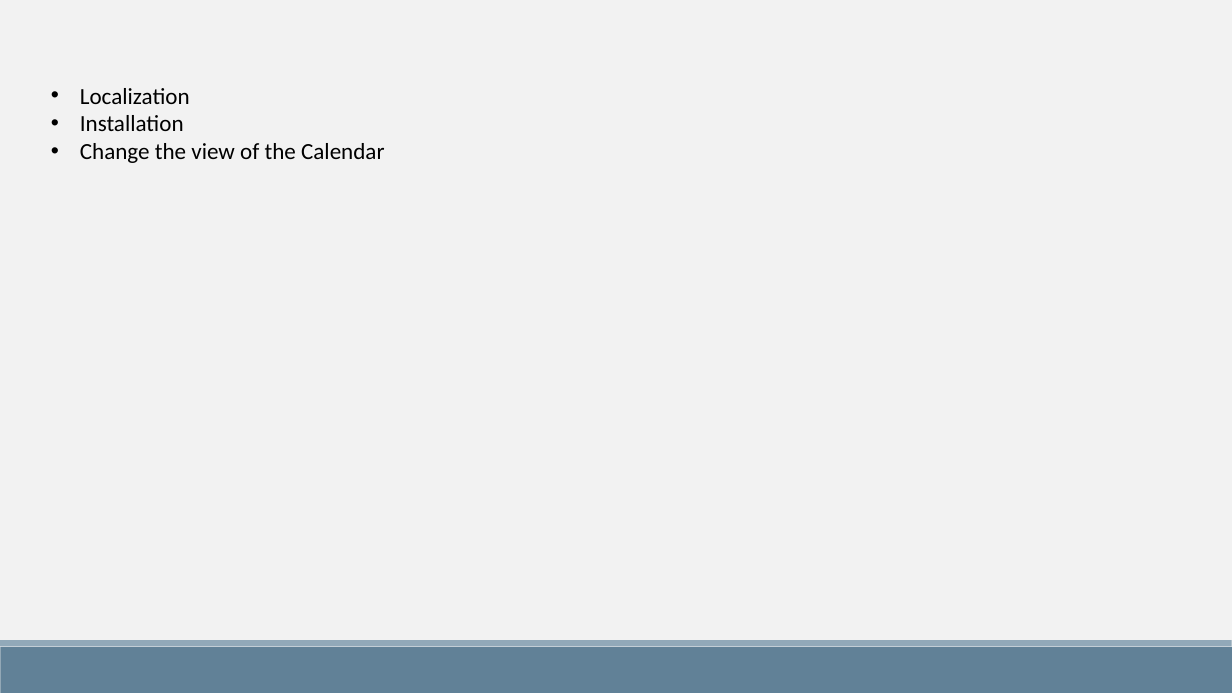
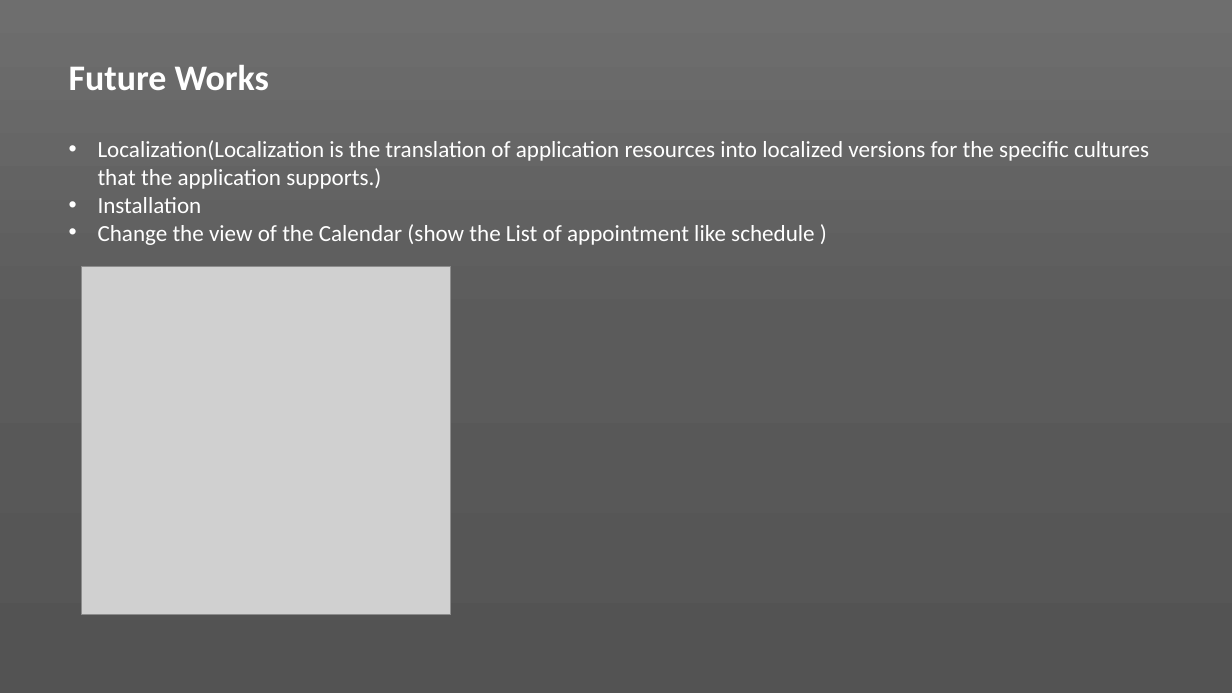
Before and after one commit to winotoj/ipd10-dotnet-CRM-Project, a slide deck: slide 8 of CRM PROJECT.pptx (slide 6 before the commit). Drawn at 1232x693 pixels with LibreOffice and Linux fonts; fonts in the diff are those of the drawing; grey boxes stand for pictures. Boxes give left, top, right and bottom in pixels: in the first picture for what was removed or moved away, otherwise in the second. Text is boxed around its words. In the diff, an @@ line names an element or a change of style, - is before the commit and + after.

```diff
--- a/CRM PROJECT.pptx
+++ b/CRM PROJECT.pptx
@@ background #F2F2F2 to gradient #6E6E6E to #5B5B5B to #545454 @@
@@ text "Future Works": place and size @@
-text "Future Works" at [80,88,384,163]
+text "Future Works" at [69,65,1149,245]
@@ text at [69,65,1149,189]: text changed; text colour #000000 to #FFFFFF @@
-• Localization
+Future Works
+• Localization(Localization is the translation of application resources into localized versions for the specific cultures that the application supports.)
@@ text at [98,197,202,213]: text colour #000000 to #FFFFFF in "Installation" @@
@@ text at [98,224,814,245]: text changed; text colour #000000 to #FFFFFF @@
-• Change the view of the Calendar
+• Change the view of the Calendar (show the List of appointment like schedule )
@@ picture added at [81,267,451,615] @@
@@ rectangle removed at [0,647,1232,693] @@
@@ rectangle removed at [0,640,1232,647] @@
```
Also in this commit, not shown: 4 other slides changed, 4 slides added, 2 slides removed, 2 other files.
